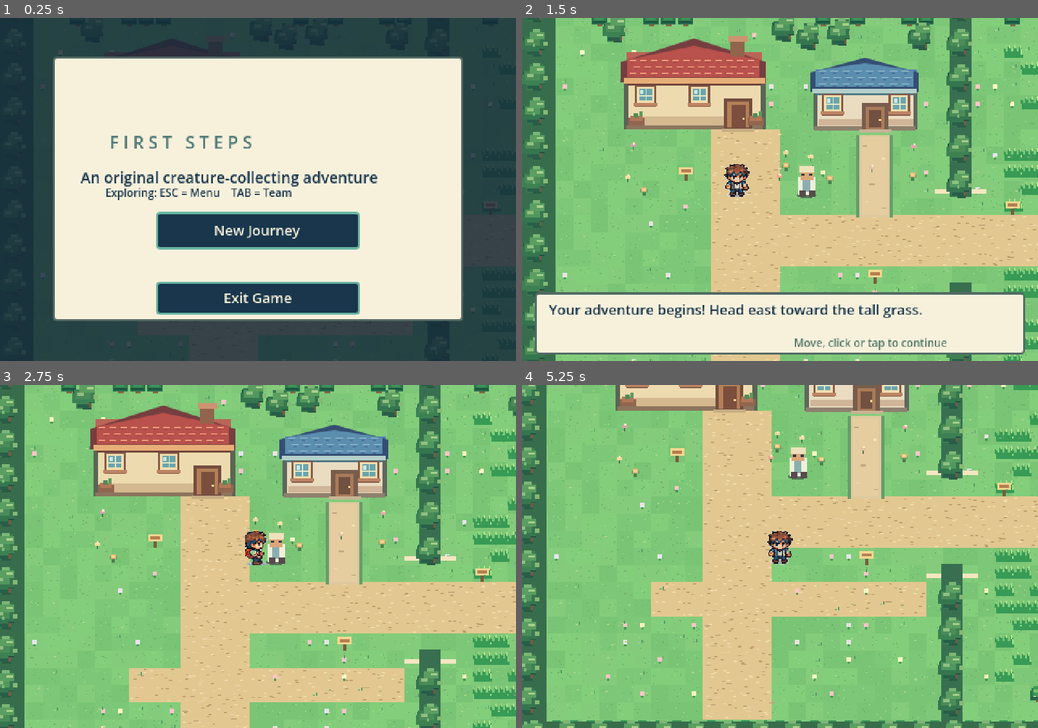
Above: before the commit, frames 1-4 (two rows, left to right).
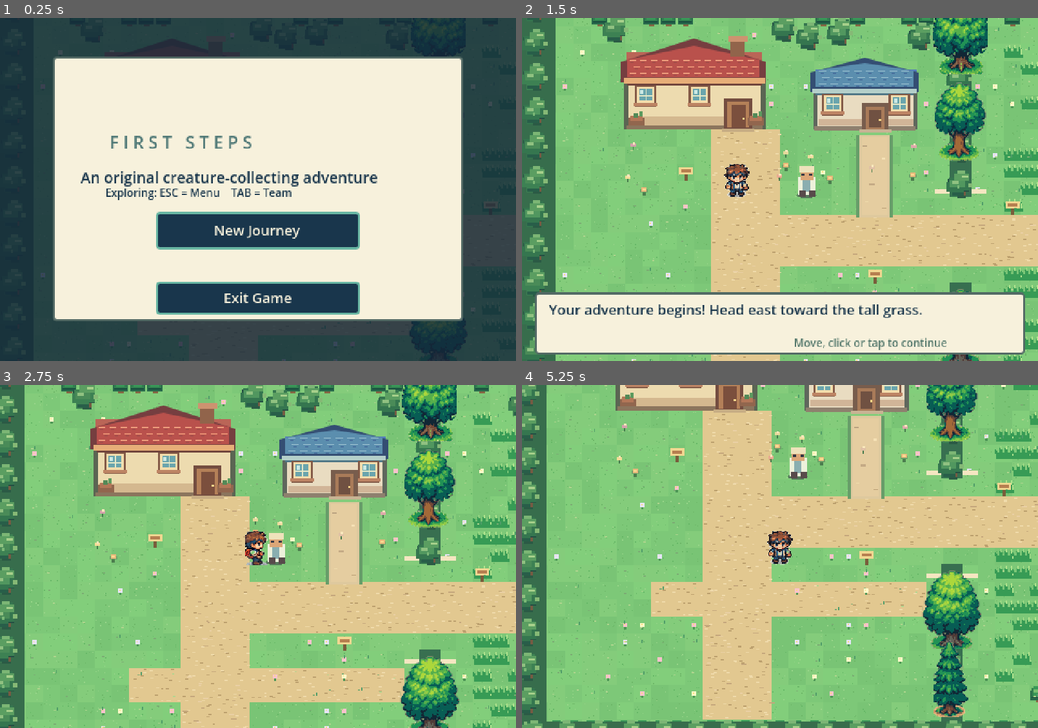
Above: after the commit, the same moments.

Repository: blushark5/Wildbound
Game: Godot game, scene res://main.tscn
Two runs of this game, one before a commit and one after it. Both use one fixed random seed, a clock stepped at 60 frames per second and the inputs below.
Inputs (mouse positions are in pixels of both pictures, inside the frame that each line leads up to):
- Up to frame 1 (0.25 s): no input
- Up to frame 2 (1.5 s): click "New Journey" at 0.5 s; click "Choose" at 1.25 s
- Up to frame 3 (2.75 s): tap Enter at 2 s; move the mouse to (371, 539) at 2.02 s; hold D from 2.03 s (still down); tap E at 2.1 s; click (371, 539) at 2.17 s; tap Space at 2.27 s
- Up to frame 4 (5.25 s): tap Space at 2.75, 3.02 s; move the mouse to (676, 573) at 2.77 s; release D at 2.78 s; hold S 2.78-3.53 s; tap Enter at 2.85 s; move the mouse to (831, 481) at 3.52 s; hold D 3.53-4.25 s; tap Tab at 3.6 s; click "LEAD" at 4.25 s; click "Back to World" at 5 s

The runs differ from the first frame. In frame 1, 0.2% of the frame differs, in the area x 79-91%, y 0-98%; in frame 2, 3.2%; in frame 3, 4.8%, in the area x 77-89%, y 0-100%; in frame 4, 4.1%.

Commit message:
Render approved tree sprites in Willowrest without altering navigation or saves

Diff:
--- a/scripts/main.gd
+++ b/scripts/main.gd
@@ -6,6 +6,7 @@
 const SAVE_PATH: String = "user://wildbound_first_steps_v0_1.json"
 const AUDIO_SCRIPT: Script = preload("res://scripts/audio.gd")
 const CHARACTER_ART: Script = preload("res://scripts/character_art.gd")
+const TREE_ART_SCRIPT: Script = preload("res://scripts/tree_art.gd")
 const SPECIES: Dictionary = {
     "spriglet": {"name": "Spriglet", "evolution": "Thornhart", "affinity": "Grove", "hp": 24, "attack": 9, "move": "Briar Dart", "move_power": 13},
     "brinlet": {"name": "Brinlet", "evolution": "Tidemare", "affinity": "Tide", "hp": 25, "attack": 8, "move": "Ripple Jet", "move_power": 13},
@@ -123,6 +124,11 @@
     overworld_polish.centered = false
     overworld_polish.texture_filter = CanvasItem.TEXTURE_FILTER_NEAREST
     add_child(overworld_polish)
+    # Dedicated transparent forest sprites, rendered above base terrain but
+    # below people. Trunk positions use pre-existing blocked grove cells.
+    var tree_art: Node2D = TREE_ART_SCRIPT.new() as Node2D
+    tree_art.name = "WillowrestTrees"
+    add_child(tree_art)
     keeper_sprite = Sprite2D.new()
     keeper_sprite.texture = load("res://assets/keeper.png")
     keeper_sprite.centered = false
